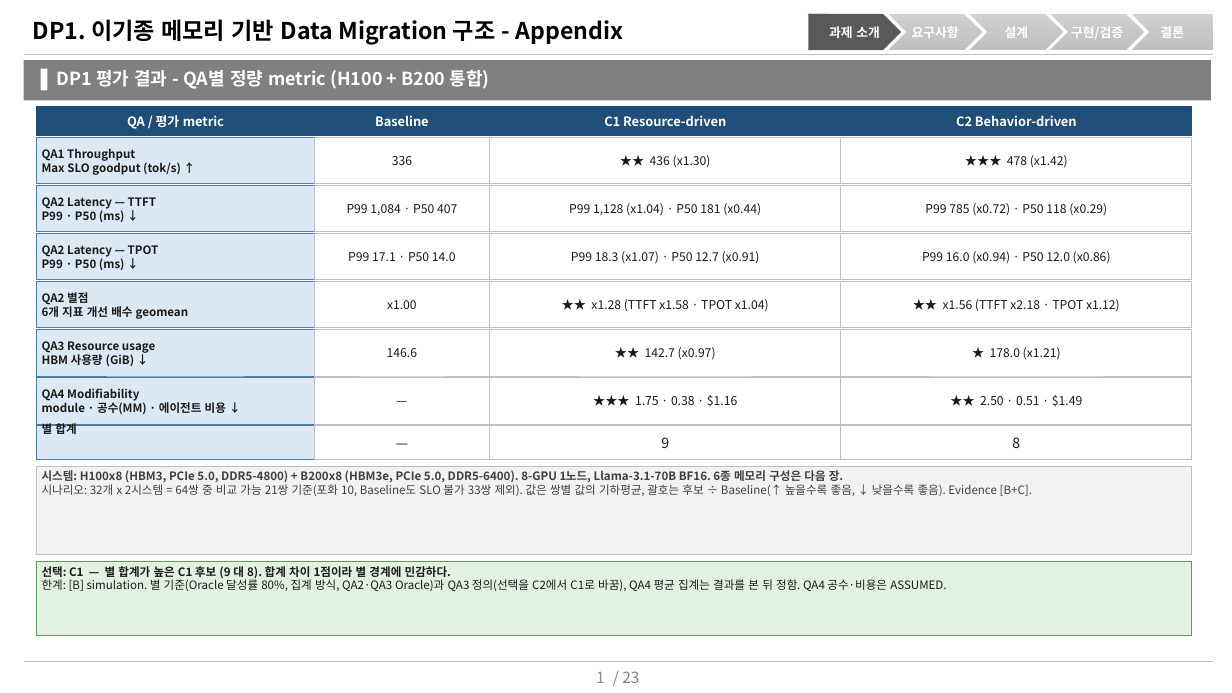
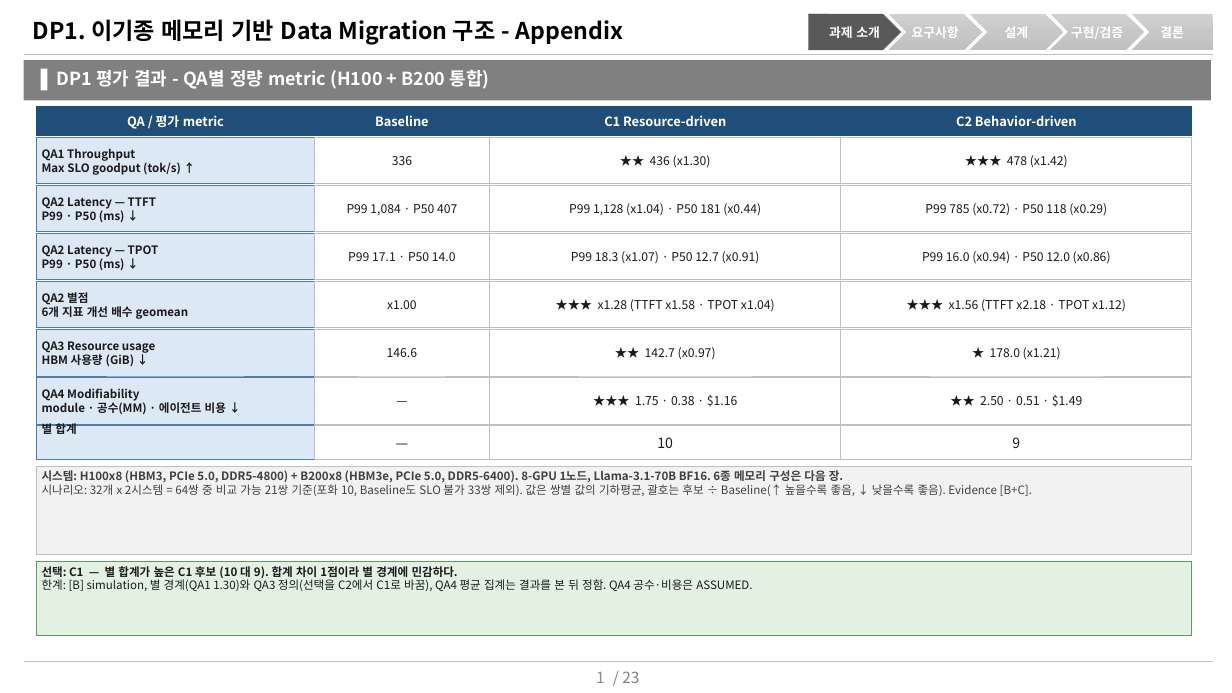
Before and after one commit to mkim0628/vllm, a slide deck: slide 1 of doc-mk/DP1/DP1-appendix-qa-result.pptx. Drawn at 1232x693 pixels with LibreOffice and Linux fonts; fonts in the diff are those of the drawing. Boxes give left, top, right and bottom in pixels: in the first picture for what was removed or moved away, otherwise in the second. Text is boxed around its words. In the diff, an @@ line names an element or a change of style, - is before the commit and + after.

```diff
--- a/doc-mk/DP1/DP1-appendix-qa-result.pptx
+++ b/doc-mk/DP1/DP1-appendix-qa-result.pptx
@@ text in rectangle at <box>598,299,775,312</box>: text changed @@
-★★ x1.28 (TTFT x1.58 · TPOT x1.04)
+★★★ x1.28 (TTFT x1.58 · TPOT x1.04)
@@ text in rectangle at <box>949,299,1126,312</box>: text changed @@
-★★ x1.56 (TTFT x2.18 · TPOT x1.12)
+★★★ x1.56 (TTFT x2.18 · TPOT x1.12)
@@ text in rectangle at <box>657,437,673,448</box>: text changed @@
-9
+10
@@ text in rectangle at <box>42,566,752,591</box>: text changed @@
-선택: C1 — 별 합계가 높은 C1 후보 (9 대 8). 합계 차이 1점이라 별 경계에 민감하다.
-한계: [B] simulation. 별 기준(Oracle 달성률 80%, 집계 방식, QA2·QA3 Oracle)과 QA3 정의(선택을 C2에서 C1로 바꿈), QA4 평균 집계는 결과를 본 뒤 정함. QA4 공수·비용은 ASSUMED.
+선택: C1 — 별 합계가 높은 C1 후보 (10 대 9). 합계 차이 1점이라 별 경계에 민감하다.
+한계: [B] simulation, 별 경계(QA1 1.30)와 QA3 정의(선택을 C2에서 C1로 바꿈), QA4 평균 집계는 결과를 본 뒤 정함. QA4 공수·비용은 ASSUMED.
```
Also in this commit, not shown: 3 other slides changed, 7 other files.
